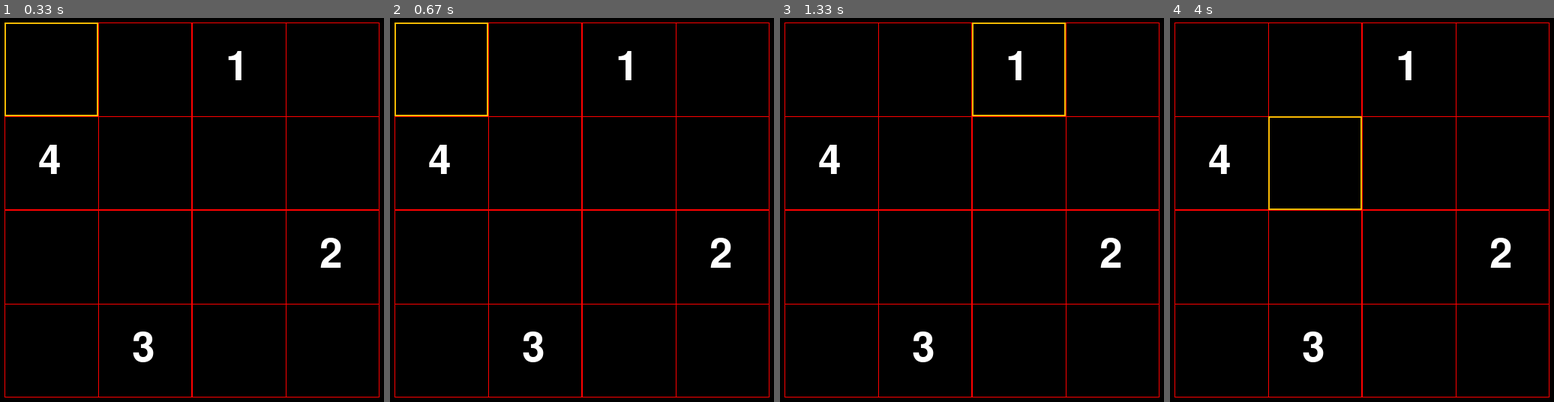
Above: before the commit, frames 1-4 (left to right).
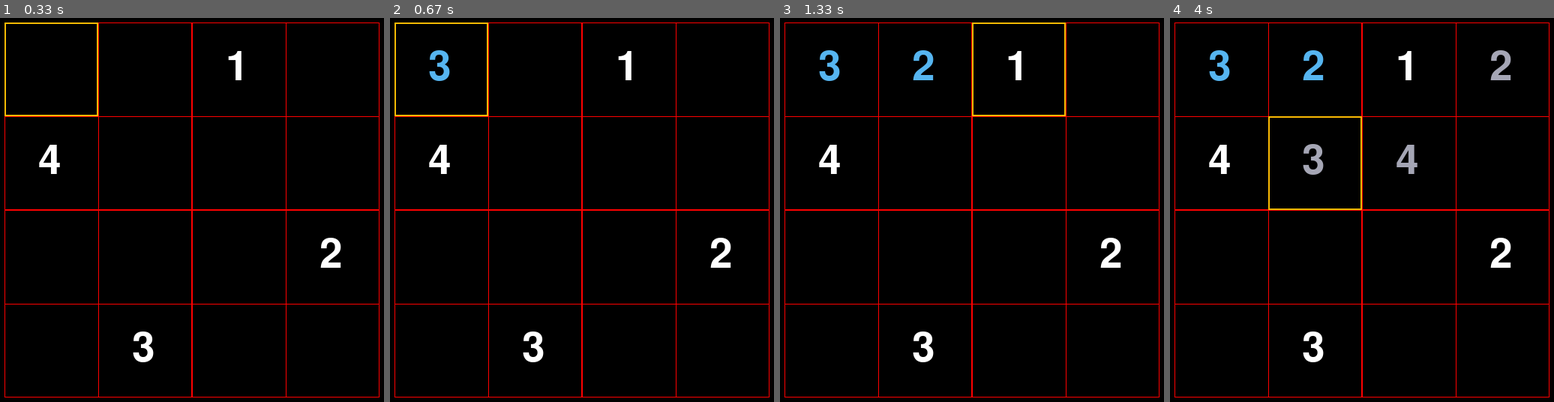
Above: after the commit, the same moments.

Repository: eeshurtliff/python-sudoku
Game: pygame game, started from soduku.py
Same seed, same stepped clock (60 frames per second), same inputs: the game is played once before the commit and once after it.
Inputs:
- Up to frame 1 (0.33 s): no input
- Up to frame 2 (0.67 s): tap 3 at 0.33 s
- Up to frame 3 (1.33 s): hold 4 0.67-1.13 s; hold Right 0.67-1.13 s; tap 2 at 0.82 s; hold Right from 1.17 s (still down); tap 3 at 1.32 s
- Up to frame 4 (4 s): release Right at 1.63 s; hold Up 1.67-1.97 s; tap 1 at 1.82, 3.22 s; hold Right 2-2.47 s; tap 2 at 2.15 s; hold Left 2.5-3.03 s; tap 3 at 2.65, 3.88 s; hold Down 3.07-3.37 s; tap 4 at 3.4 s; hold Left from 3.73 s (still down)

Frame 1 is identical in both runs. In frame 2, 0.2% of the frame differs, in the area x 10-16%, y 8-17%; in frame 3, 0.5%; in frame 4, 1.2%, in the area x 10-89%, y 8-41%.

Commit message:
finished the sudoku game!

Diff:
--- a/puzzel_maker.py
+++ b/puzzel_maker.py
@@ -7,6 +7,7 @@
 
         self.start_puzzel = self.get_puzzel(puzzel_index)
         self.answer = self.get_answer(puzzel_index)
+        self.game_board = self.start_puzzel
 
 
     def get_rand_num(self, size):
@@ -64,3 +65,30 @@
 
         answers = [one, two, three]
         return answers[index]
+
+    def check_spot_empty(self, x, y):
+        selected = (x, y)
+        spot_index = self.positions.index(selected)
+        if self.game_board[spot_index] == 0:
+            if spot_index == 0:
+                return 17
+            return spot_index
+        elif self.game_board[spot_index] != self.answer[spot_index]:
+            if spot_index == 0:
+                return 17
+            return spot_index
+        else:
+            print(self.start_puzzel[spot_index])
+            return False
+
+    def check_guess(self, guess, index):
+        correct = self.answer[index]
+        self.game_board[index] = guess
+        if guess == correct:
+            return True
+        return False
+
+    def check_solved(self):
+        if self.game_board == self.answer:
+            return True
+        return False
--- a/soduku.py
+++ b/soduku.py
@@ -1,5 +1,6 @@
 import pygame
 from puzzel_maker import Puzzel
+from time import sleep
 
 def position_outer_borders():
     border = pygame.Rect(50, 50, 500, 500)
@@ -34,12 +35,24 @@
             start_text.append((text, textRect))
     return start_text
 
-def check_empty(puzzel, square_positions, x, y):
-    selected = (x, y)
-    spot_index = square_positions.index(selected)
-    if puzzel.start_puzzel[spot_index] == 0:
-        return True
-    return False
+def check_input(puzzel, x, y, font, inputs, blue, gray, num):
+    index = puzzel.check_spot_empty(x, y)
+    if index:
+        if index == 17:
+            index = 0
+        if puzzel.check_guess(num, index):
+            print('correct!')
+            new = font.render(f'{num}', True, blue)
+            newRect = new.get_rect()
+            newRect.center = x + 60, y + 60
+        else:
+            new = font.render(f'{num}', True, gray)
+            newRect = new.get_rect()
+            newRect.center = x + 60, y + 60
+        inputs[index] = (new, newRect)
+    print(inputs)
+
+
 
 def main():
     pygame.init()
@@ -56,17 +69,17 @@
 
 
     puzzel = Puzzel(square_positions)
-    print(puzzel.start_puzzel)
+    print(puzzel.game_board)
     print(len(square_positions))
 
 
 
     border_color = (255, 0, 0)
     selected = (252, 186, 3)
-    ball_color = (255, 255, 255)
 
+    gray = (165, 166, 181)
     white = (255, 255, 255)
-    blue = (0, 0, 128)
+    blue = (86, 181, 240)
 
 
     font = pygame.font.SysFont('calisto', 80)
@@ -76,6 +89,10 @@
 
     start_text = setup_start_text(puzzel, font, white, square_positions)
 
+    exit = font.render('Great Job!', True, selected)
+    exitRect = exit.get_rect()
+    exitRect.center = 300, 300
+
     min_limit = 50
     max_limit = 425
 
@@ -84,15 +101,17 @@
     outer_borders = position_outer_borders()
     inner_borders = position_inner_borders()
 
-
+    inputs = {}
 
 
     running = True
+    solved = False
     while running:
+
         for event in pygame.event.get():
             if event.type == pygame.QUIT:
                 running = False
-            if event.type == pygame.KEYDOWN:
+            elif event.type == pygame.KEYDOWN:
 
                 if event.key == pygame.K_UP and selected_square.y != 50:
                     selected_square.move_ip((0, -125))
@@ -110,10 +129,32 @@
                     x = selected_square.x
                     y = selected_square.y
                     print("pushed 1")
-                    print(check_empty(puzzel, square_positions, x, y))
+                    check_input(puzzel, x, y, font, inputs, blue, gray, 1)
+
+                if event.key == pygame.K_2:
+                    x = selected_square.x
+                    y = selected_square.y
+                    print("pushed 2")
+                    check_input(puzzel, x, y, font, inputs, blue, gray, 2)
+
+                if event.key == pygame.K_3:
+                    x = selected_square.x
+                    y = selected_square.y
+                    print("pushed 3")
+                    check_input(puzzel, x, y, font, inputs, blue, gray, 3)
+
+                if event.key == pygame.K_4:
+                    x = selected_square.x
+                    y = selected_square.y
+                    print("pushed 4")
+                    check_input(puzzel, x, y, font, inputs, blue, gray, 4)
+
+            if puzzel.check_solved() == True:
+                running = False
+                solved = True
+
 
         screen.fill((0, 0, 0))
-
 
         for o_border in outer_borders:
             pygame.draw.rect(screen, border_color, o_border, 1)
@@ -122,11 +163,19 @@
         for element in start_text:
             num, space = element
             screen.blit(num, space)
+        for element in inputs.values():
+            num, space = element
+            screen.blit(num, space)
         pygame.draw.rect(screen, selected, selected_square, 2)
-        # screen.blit(text, textRect)
+        if solved:
+            screen.blit(exit, exitRect)
+
+        pygame.display.flip()
+
+        if solved:
+            pygame.time.delay(1000)
 
 
-        pygame.display.flip()
     pygame.quit()
 
 
